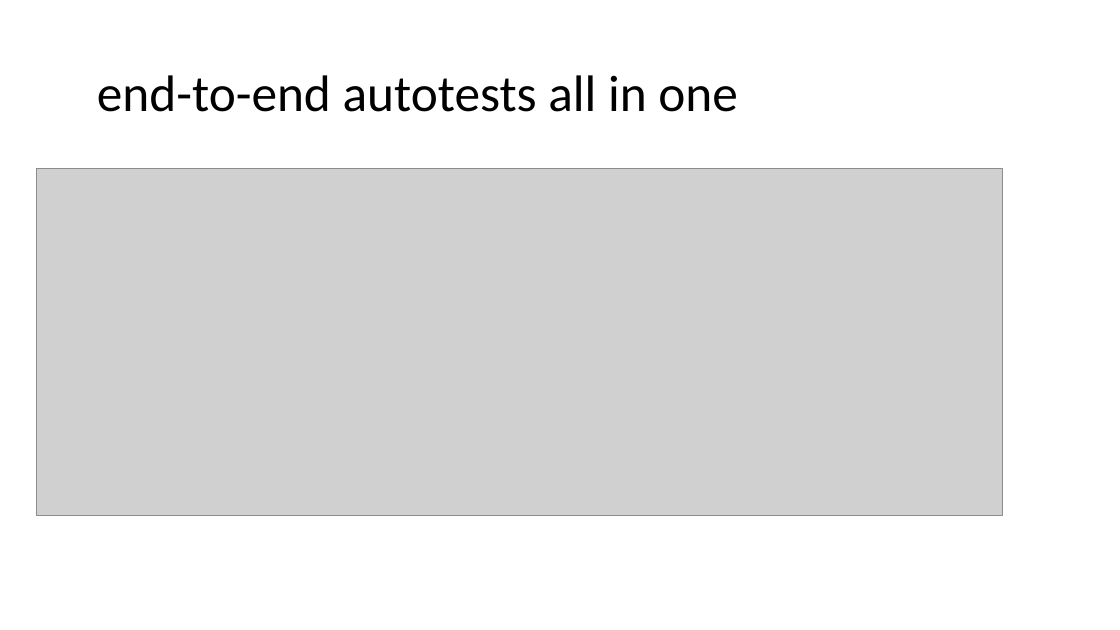
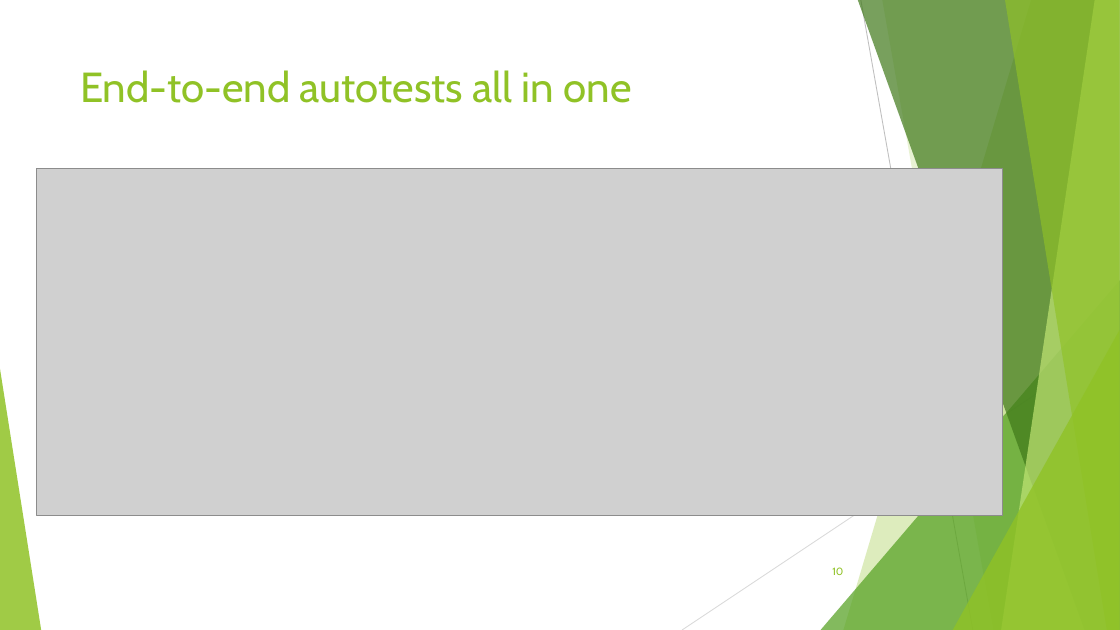
Before and after one commit to seblast312/cypress_youtube, a slide deck: slide 10 of Cypress.pptx (slide 9 before the commit). Drawn at 1120x630 pixels with LibreOffice and Linux fonts; fonts in the diff are those of the drawing; grey boxes stand for pictures. Boxes give left, top, right and bottom in pixels: in the first picture for what was removed or moved away, otherwise in the second. Text is boxed around its words. In the diff, an @@ line names an element or a change of style, - is before the commit and + after.

```diff
--- a/Cypress.pptx
+++ b/Cypress.pptx
@@ title "End-to-end autotests all in one" at (80, 70, 632, 103): vertical alignment middle to top @@
@@ title at (80, 70, 632, 103): text changed; size 44 to 36 pt; font Calibri to Cabin; text colour #000000 to #90C226 @@
-end-to-end autotests all in one
+End-to-end autotests all in one
@@ group added at (0, 0, 1120, 630): 5 freeform shapes, 3 triangles, 2 lines @@
@@ page number added at (832, 567, 843, 575), 9 pt, text #90C226 @@
+10
```
Also in this commit, not shown: 17 other slides changed, 4 slides added, 1 slide removed.
